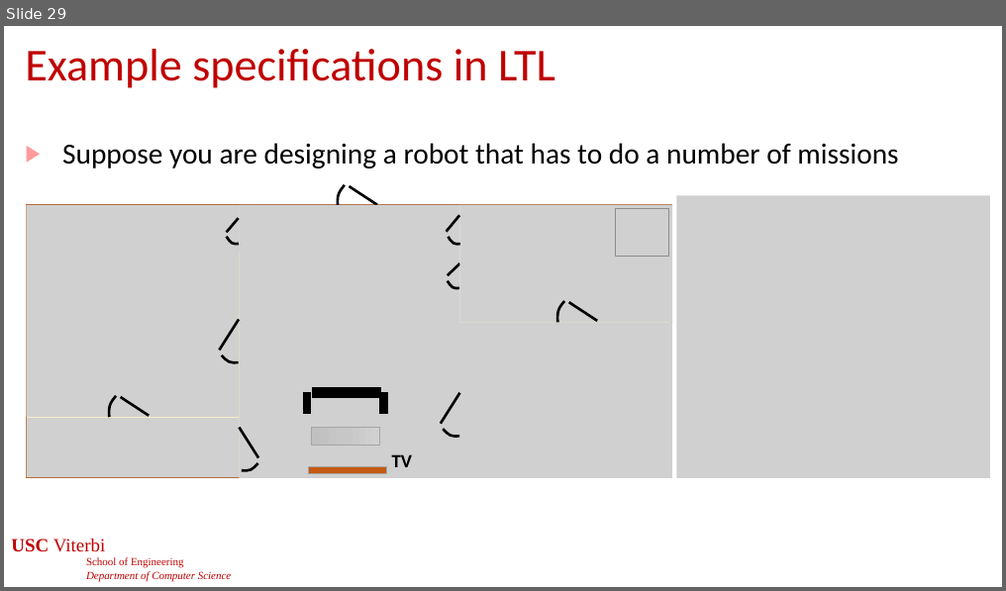
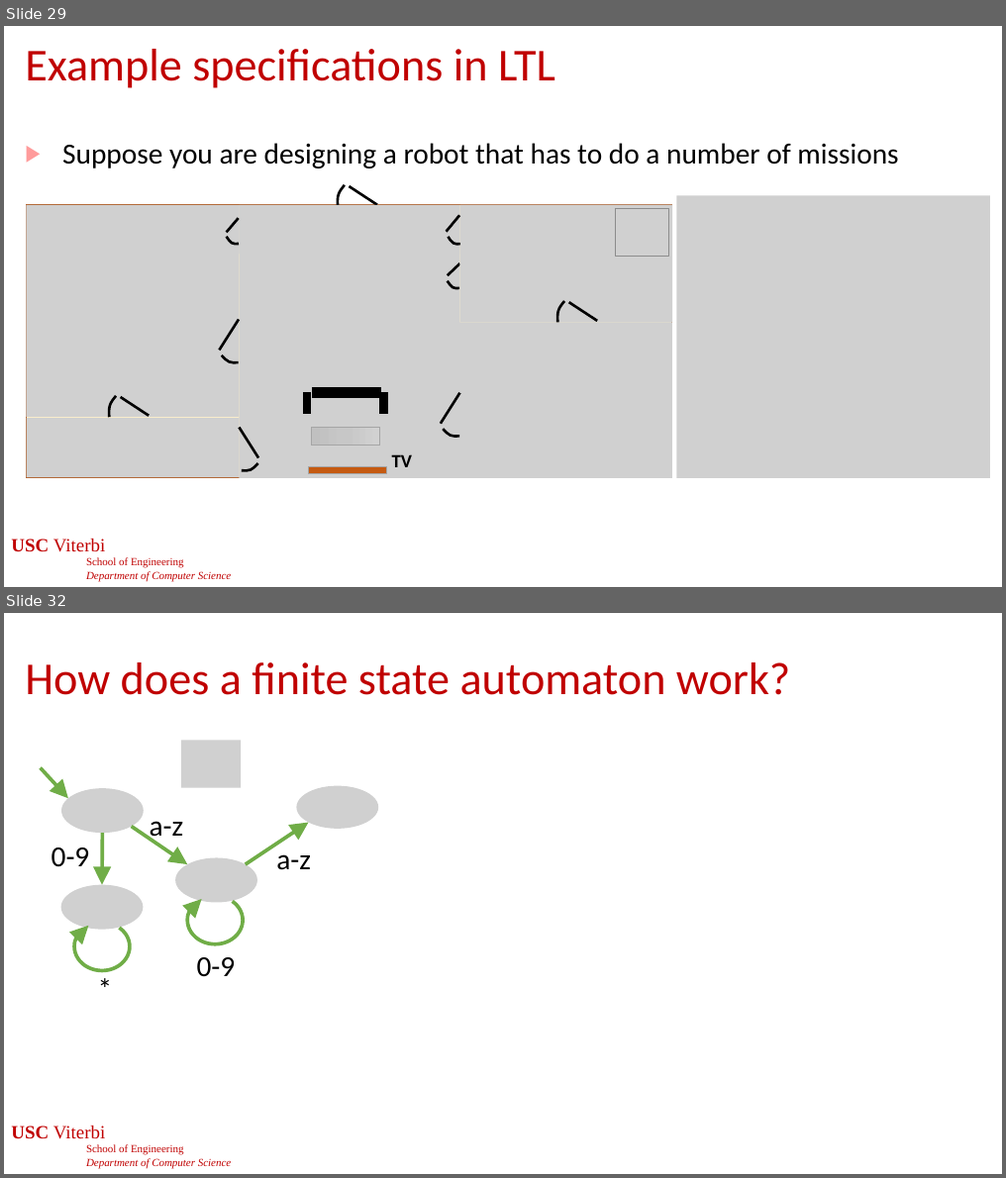
Before and after one commit to jdeshmukh/jdeshmukh.github.io, a slide deck: teaching/cs513slides/lecture6-Requirements and LTL.pptx. Shown one above the other, each under a label of ours: slide 29 before the commit, slides 29 and 32 after it; the slides between them are not shown. The pictures are 1006x591 and 1006x1178 pixels, drawn with LibreOffice and Linux fonts; fonts in the diff are those of the drawing; grey boxes stand for pictures; background and template pictures are left out. Boxes give left, top, right and bottom in pixels: in the first picture for what was removed or moved away, otherwise in the second. Text is boxed around its words. In the diff, an @@ line names an element or a change of style, - is before the commit and + after.

```diff
--- a/teaching/cs513slides/lecture6-Requirements and LTL.pptx
+++ b/teaching/cs513slides/lecture6-Requirements and LTL.pptx
@@ slide 32 added at (4,613,1002,1174), background #FFFFFF; not listed: 1 template element that a slide beside it also shows @@
@@ title added at (25,663,790,695), 44 pt, text #C00000 @@
+How does a finite state automaton work?
@@ group added at (40,741,378,1009): 5 pictures, 5 texts, 4 arrows, 2 arc (boxed as its full ellipse)s @@
+a-z
+a-z
+0-9
+*
+0-9
@@ page number added at (391,1121,616,1151), 24 pt, text #FFFFFF @@
+32
```
Also in this commit, not shown: 1 slide changed, 11 other slides added.
